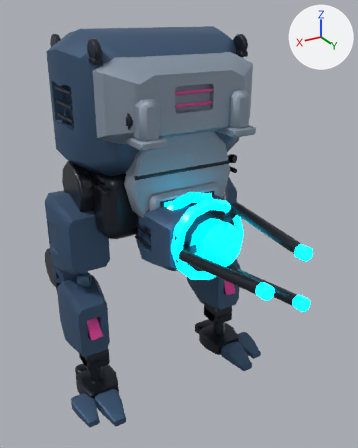
The FBX model unity/RogueCommandAssetAuthoring/Assets/RogueCommandExpansionSample/Models/ArcLanceWalker.fbx as it was, and as the next commit left it.
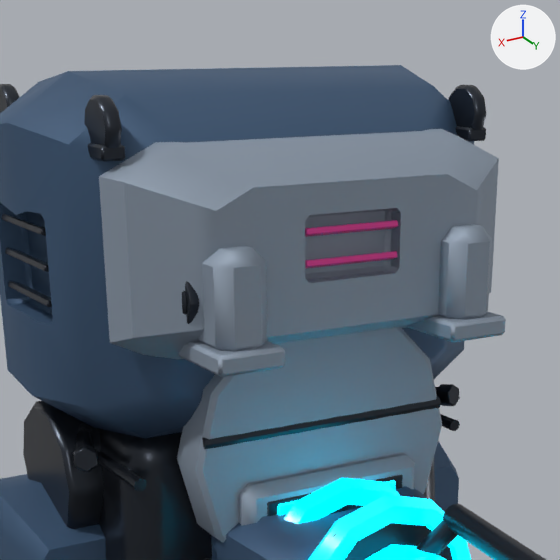
Old and new are each drawn whole from a 50 mm lens placed at (1.46, 2.8, 2.47), pointed at (-0.02, 0.33, 1.24) and again close up on the part from 15% to 78% of the width and 0% to 50% of the height. The lights are fixed; the arrows at upper right show +X, +Y and +Z. The first two pictures are the older version.

Objects in the first close-up: 'ArcLanceWalker_Batch_Emissive', 'ArcLanceWalker_Batch_Gunmetal', 'ArcLanceWalker_Batch_LightArmor', 'ArcLanceWalker_Batch_PrimaryArmor', 'ArcLanceWalker_Batch_Warning'.
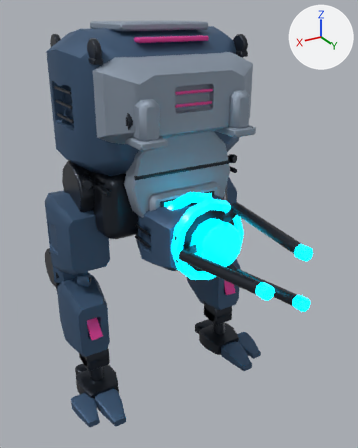
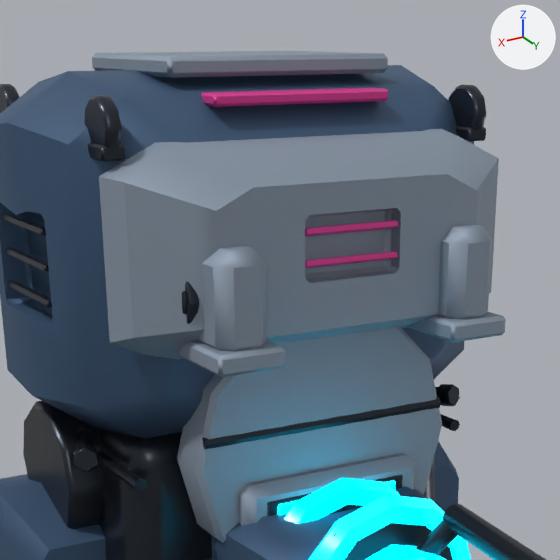
Changed parts and their boxes [x1, y1, x2, y2] in the close-ups (560 x 560 px):
'ArcLanceWalker_Batch_LightArmor', reshaped (19% taller): before [99, 129, 506, 543]; after [92, 51, 506, 543]
'ArcLanceWalker_Batch_Warning', reshaped: before [305, 220, 398, 269]; after [201, 88, 398, 269]
part 1 of me_cylinder_039, added: after [92, 51, 388, 78]
part 2 of me_arclancewalkerarmor_chestventslat_1_mesh_001, added (pink): after [201, 88, 388, 107]

Edits to the bpy script that builds the scene:
```text
Change me_arclancewalkerarmor_chestventslat_1_mesh_001:
    used by ob_arclancewalker_batch_warning; location = (0.0, 0.0, 0.0)
    remove me_arclancewalkerarmor_chestventslat_1_mesh_001.from_pydata(...)  # 504 vertices, 532 faces; spans x -0.58..0.58, y -0.73..0.53, z 0.51..2.12
    add me_arclancewalkerarmor_chestventslat_1_mesh_001.from_pydata(...)  # 528 vertices, 558 faces; spans x -0.58..0.58, y -0.73..0.53, z 0.51..2.34
    me_arclancewalkerarmor_chestventslat_1_mesh_001 part 2: the loose piece of 24 vertices spanning x -0.19..-0.13, y -0.73..-0.69, z 2.1..2.12 is copied, and the copy is scaled about its middle by (7.94, 3.3, 1.03), then moved by (0.16, 0.99, 0.22); it spans x -0.22..0.22, y 0.23..0.33, z 2.31..2.34
Change me_cylinder_039:
    used by ob_arclancewalker_batch_lightarmor; location = (0.0, 0.0, 0.0)
    remove me_cylinder_039.from_pydata(...)  # 668 vertices, 604 faces; spans x -0.63..0.63, y -0.51..0.61, z 0.45..2.25
    add me_cylinder_039.from_pydata(...)  # 692 vertices, 630 faces; spans x -0.63..0.63, y -0.51..0.61, z 0.45..2.41
    me_cylinder_039 part 1: the loose piece of 24 vertices spanning x -0.21..0.21, y -0.49..-0.01, z 2.17..2.22 is copied, and the copy is scaled about its middle by (1.37, 0.929, 1.04), then moved by (0.0, 0.27, 0.19); it spans x -0.28..0.28, y -0.2..0.24, z 2.37..2.41
```
